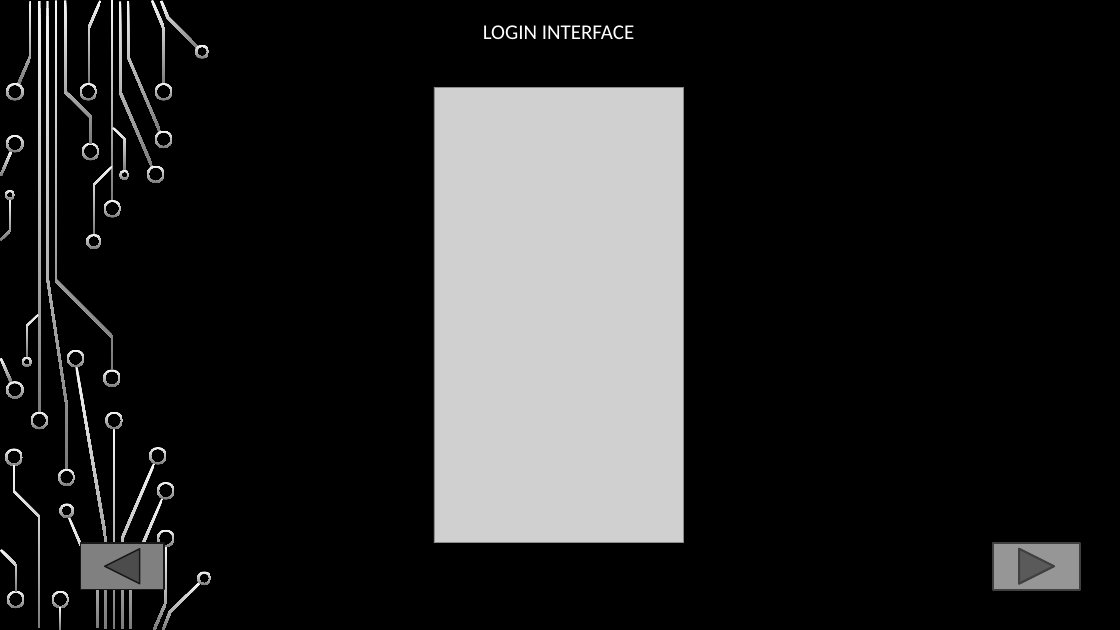
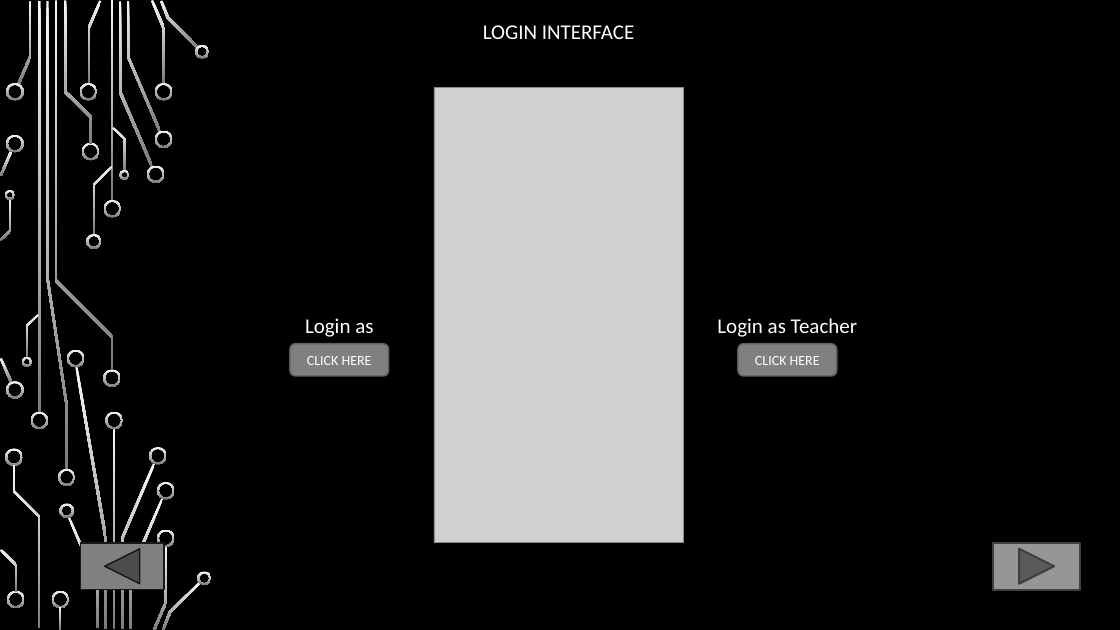
Before and after one commit to FarissAdnann/FYPGROUP2, a slide deck: slide 2 of Interface/INTERFACE.pptx. Drawn at 1120x630 pixels with LibreOffice and Linux fonts; fonts in the diff are those of the drawing; grey boxes stand for pictures; background and template pictures are left out. Boxes give left, top, right and bottom in pixels: in the first picture for what was removed or moved away, otherwise in the second. Text is boxed around its words. In the diff, an @@ line names an element or a change of style, - is before the commit and + after.

```diff
--- a/Interface/INTERFACE.pptx
+++ b/Interface/INTERFACE.pptx
@@ text added at box(305, 318, 373, 365), 18 pt, text #FFFFFF @@
+Login as Admin
@@ text added at box(717, 318, 857, 337), 18 pt, text #FFFFFF @@
+Login as Teacher
@@ rounded rectangle added at box(290, 344, 389, 376), fill #808080, outline #5F5F5F 1.25 pt, 12 pt, text #FFFFFF @@
+CLICK HERE
@@ rounded rectangle added at box(739, 344, 838, 376), fill #808080, outline #5F5F5F 1.25 pt, 12 pt, text #FFFFFF @@
+CLICK HERE
```
Also in this commit, not shown: 3 other slides changed, 3 slides added, 6 other files.
